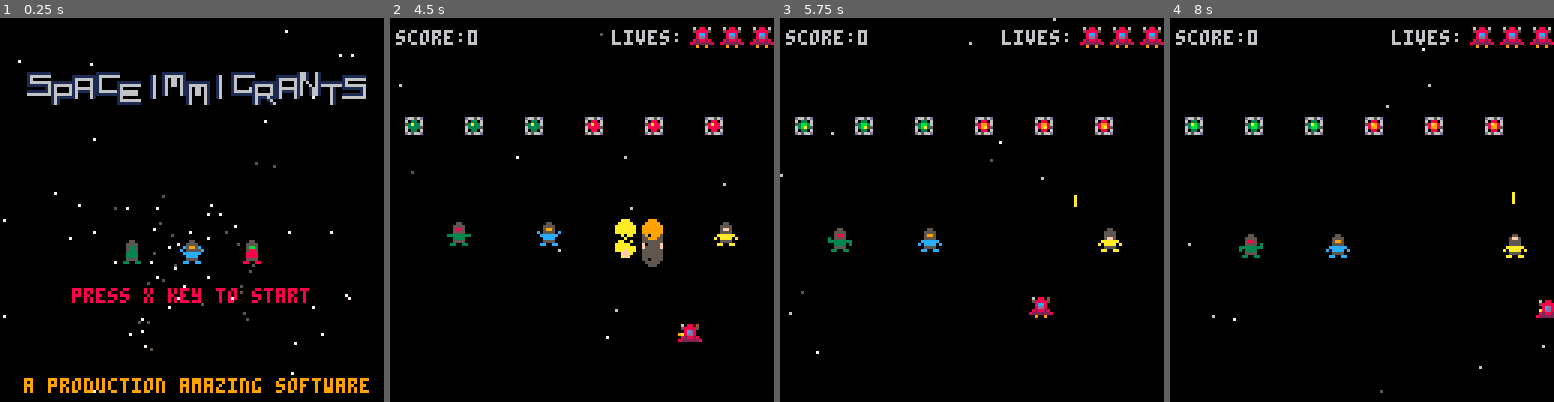
Above: before the commit, frames 1-4 (left to right).
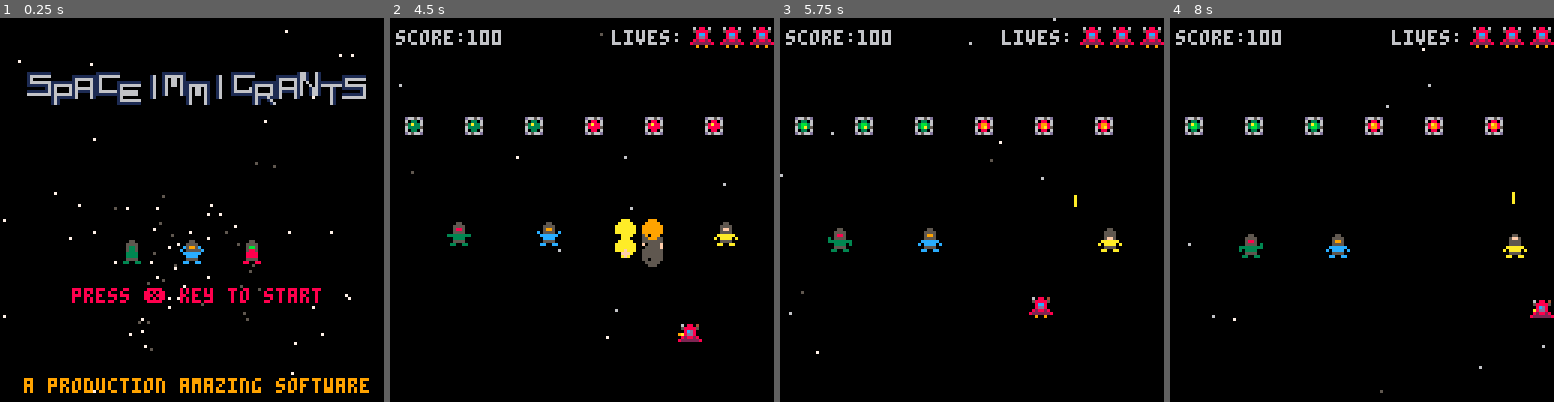
Above: after the commit, the same moments.

Repository: ltpitt/lua-pico-8-invaders
Game: PICO-8 cartridge pico-8-invaders.p8
Two runs of this game, one before a commit and one after it. Both use one fixed random seed, a clock stepped at 60 frames per second and the inputs below.
Inputs:
- Up to frame 1 (0.25 s): no input
- Up to frame 2 (4.5 s): tap X (X key) at 0.33, 1.07, 1.85, 2.97, 4.08 s; tap O (Z key) at 0.7, 1.7, 2.1, 2.5, 2.9, 3.3, 3.7, 4.1 s; hold Right 1.6-2.1 s; hold Up 2.15-2.42 s; hold Right 2.47-3.03 s; hold Left 3.08-3.58 s; hold Down 3.63-3.97 s; hold Right from 4.02 s (still down)
- Up to frame 3 (5.75 s): tap O (Z key) every 0.4 s from 4.5 to 5.7 s; release Right at 4.68 s; hold Up 4.73-5.03 s; hold Left 5.08-5.68 s; tap X (X key) at 5.2 s; hold Down from 5.73 s (still down)
- Up to frame 4 (8 s): release Down at 6.03 s; hold Right 6.08-6.58 s; tap O (Z key) every 0.4 s from 6.1 to 7.7 s; tap X (X key) at 6.32, 7.43 s; hold Right 6.63-7.13 s; hold Up 7.18-7.45 s; hold Right from 7.5 s (still down)

The runs differ from the first frame. In frame 1, 0.8% of the frame differs, in the area x 37-84%, y 70-75%; in frame 2, 0.3%; in frame 3, 0.2%; in frame 4, 0.4%.

Commit message:
feat: Added score system. Closes #7.

Diff:
--- a/pico-8-invaders.p8
+++ b/pico-8-invaders.p8
@@ -92,6 +92,7 @@
  ship.green_powerup=0
  ship.red_powerup=0
  ship.speed = 1
+ ship.w = 8
  return ship
 end
 
@@ -133,6 +134,7 @@
  sprite_list[4] = (35 + add_to_sprite)
  cyclop=new_entity(game_state,x,y,5,sprite_list, 1, 0, 1, 8, 8, 1)
  cyclop.type = "enemy"
+ cyclop.points = 100
  return cyclop
 end
 
@@ -195,6 +197,7 @@
  for i=2,#entities do
   if (are_colliding(bullet, entities[i])) then
     if entities[i].type == "enemy" then
+     game.score+=entities[i].points
      add_exp(bullet.x, bullet.y)
      del(entities, entities[i])
      del(bullets, bullet)
@@ -269,6 +272,7 @@
  if btn(1) then
   animate_ship("right")
   ship.x += ship.speed
+  -- davide
   if ship.x + ship.w > 128 then
       ship.x = 128 - ship.w
   end
@@ -513,7 +517,7 @@
 
 
 function draw_menu_start_key()
-   print("press x key to start",24,90,colors.red)
+   print("press ❎ key to start",24,90,colors.red)
 end
 
 function draw_menu_footer()
@@ -579,12 +583,8 @@
     for e in all(ex_emitters) do
         for p in all(e.parts) do
             circfill(p.x,p.y,p.rad,p.c)
-            circfill(p.x+e.offset.x
-                                            ,p.y+e.offset.y
-                                            ,p.rad-3,0)
-            circ(p.x+(cos(rnd())*5)
-                            ,p.y+(sin(rnd())*5)
-                                            ,1,0)
+            circfill(p.x+e.offset.x,p.y+e.offset.y,p.rad-3,0)
+            circ(p.x+(cos(rnd())*5),p.y+(sin(rnd())*5),1,0)
         end
     end
 end
@@ -668,9 +668,9 @@
 function update_game()
  update_timer()
  update_game_stars()
- foreach(entities,update_entity_animation)
+ foreach(entities, update_entity_animation)
  foreach(bullets, update_bullet)
- foreach(entities,update_enemy_position)
+ foreach(entities, update_enemy_position)
  is_ship_colliding(ship)
  update_ship()
  update_explosions()
Not shown, changed: index.js
